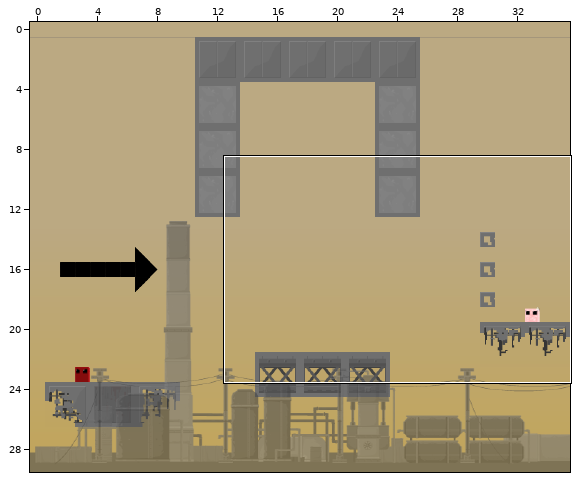
Level history. Tiled map: Resources/images/factory1.tmx. The picture above shows the old version from afar; the outline marks the close-up.
Close-up. First the earlier version:
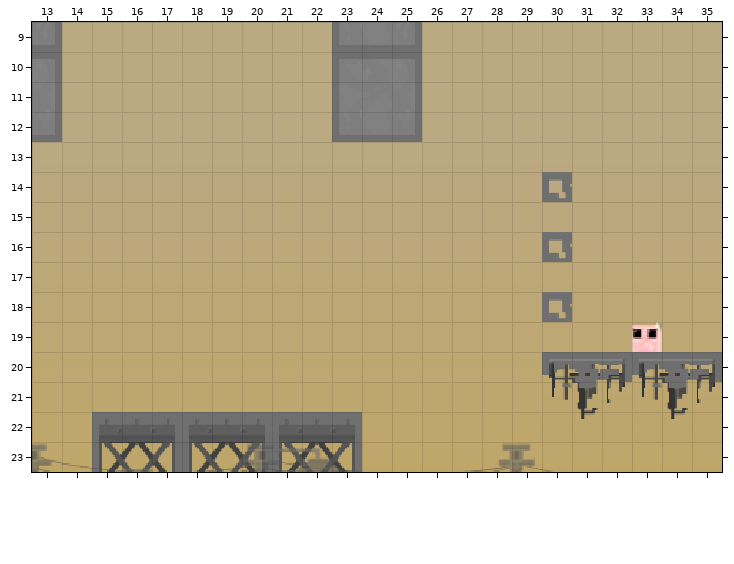
Cells are 20x20 px. Shown: x 13..35, y 9..23.
The result:
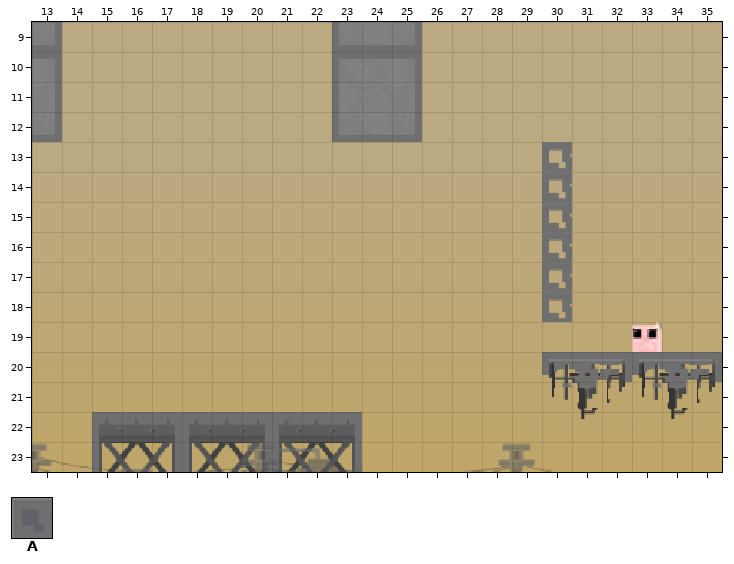
Key: from "myimages": A 2.
_ is an empty cell.
Tiles of an added or newly shown layer are drawn over the layers below it.
The edit:
Changed rows in their new state; . is an unchanged cell.
Layer "breakable" (added):
first column x 30:
13 A
15 A
17 A
